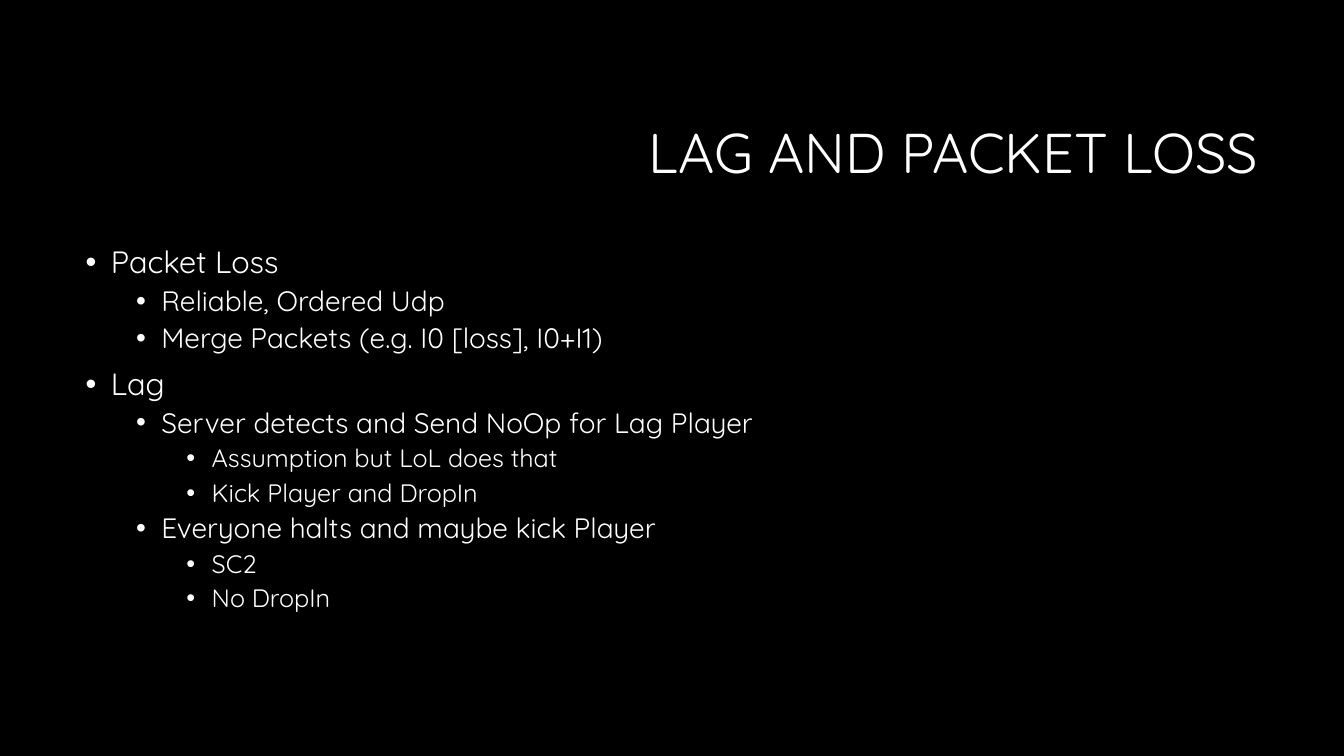
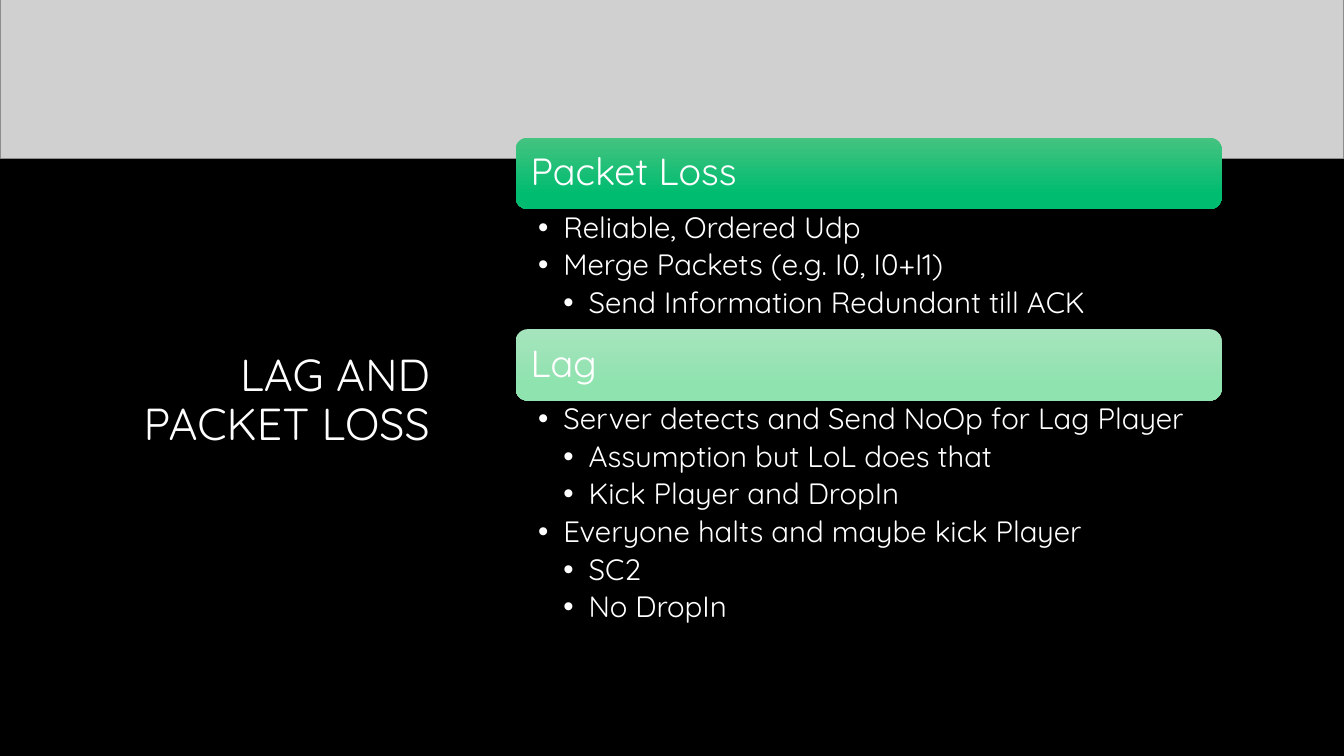
Before and after one commit to KDSBest/MIGS2017, a slide deck: slide 26 of Presentation/Developing Real-Time multiplayer games.pptx. Drawn at 1344x756 pixels with LibreOffice and Linux fonts; fonts in the diff are those of the drawing; grey boxes stand for pictures; background and template pictures are left out. Boxes give left, top, right and bottom in pixels: in the first picture for what was removed or moved away, otherwise in the second. Text is boxed around its words. In the diff, an @@ line names an element or a change of style, - is before the commit and + after.

```diff
--- a/Presentation/Developing Real-Time multiplayer games.pptx
+++ b/Presentation/Developing Real-Time multiplayer games.pptx
@@ picture added at [0, 0, 1344, 159] @@
@@ title "LAG AND PACKET LOSS": place and size @@
-title "LAG AND PACKET LOSS" at [649, 133, 1258, 174]
+title "LAG AND PACKET LOSS" at [144, 359, 430, 441]
@@ title "LAG AND PACKET LOSS" at [144, 359, 430, 441]: size 40 to 32 pt @@
@@ text at [111, 250, 602, 401]: paragraphs removed @@
-• Packet Loss
-  • Reliable, Ordered Udp
-  • Merge Packets (e.g. I0 [loss], I0+I1)
-• Lag
@@ group added at [516, 138, 1222, 401]: 3 texts, 2 rounded rectangles @@
+Packet Loss
+  • Reliable, Ordered Udp
+  • Merge Packets (e.g. I0, I0+I1)
+    • Send Information Redundant till ACK
+Lag
@@ text "Server detects and Send NoOp ...": place and size @@
-text "Server detects and Send NoOp ..." at [111, 250, 753, 612]
+text "Server detects and Send NoOp ..." at [563, 399, 1184, 623]
@@ text "Server detects and Send NoOp ..." at [563, 399, 1184, 623]: size 20 to 21 pt in "Server detects and Send NoOp for Lag ...", "Everyone halts and maybe kick Player"; size 18 to 21 pt in "Assumption but LoL does that", "Kick Player and DropIn", "SC2", "No DropIn"; indent changed @@
```
Also in this commit, not shown: 7 other slides changed, 1 slide added.
